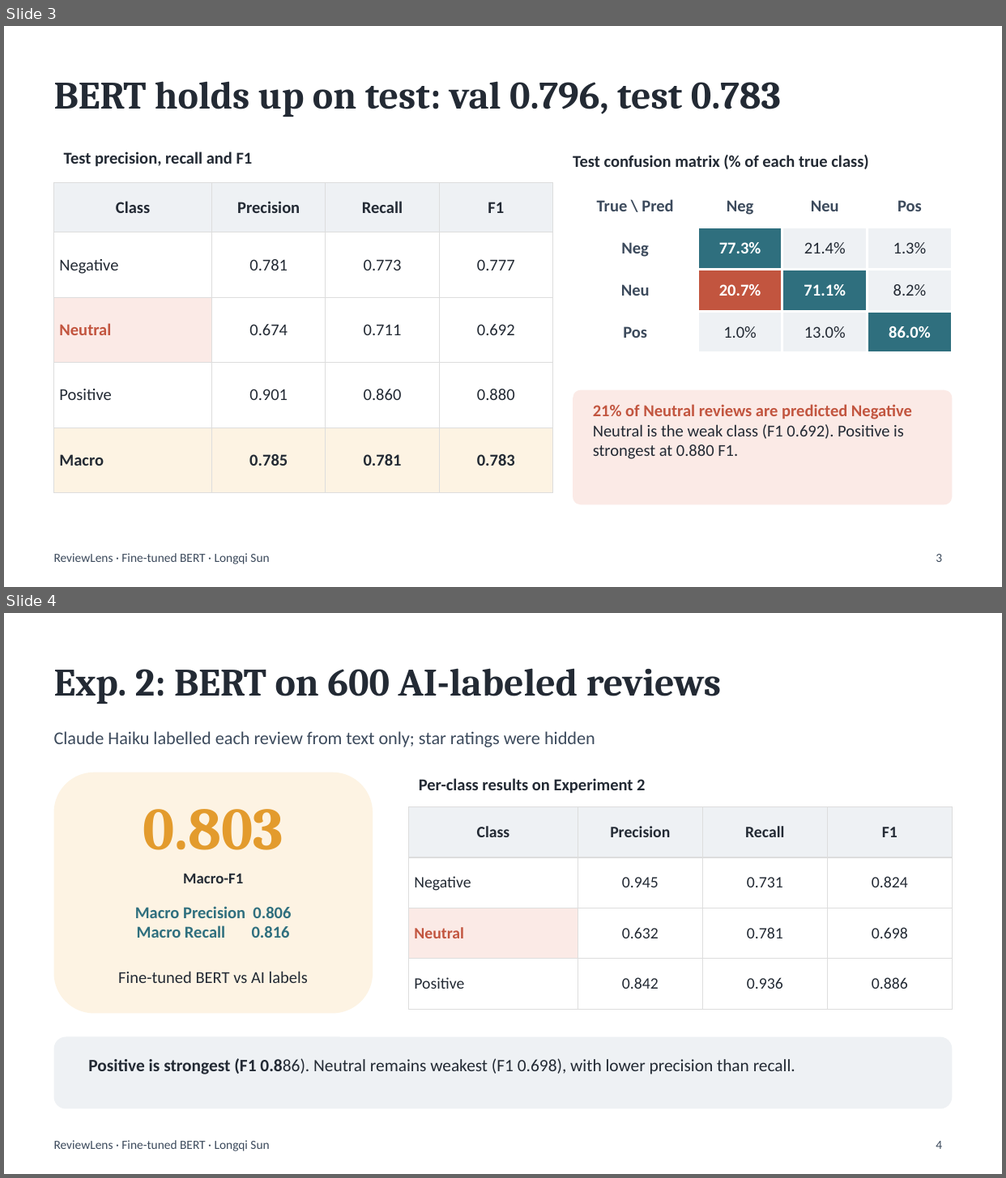
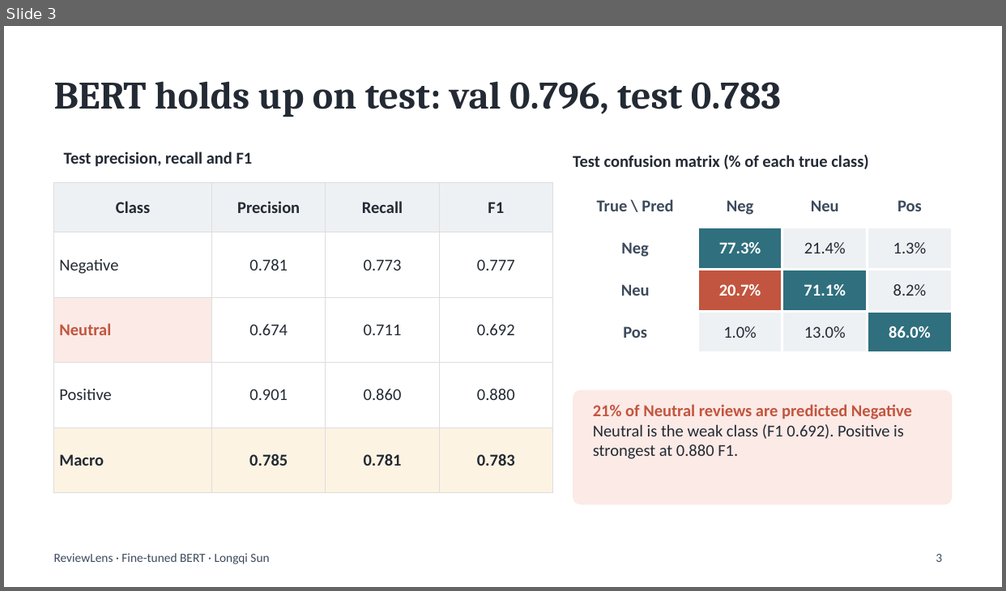
Before and after one commit to Junebhone/ReviewLens, a slide deck: docs/slides/Longqi_BERT_Experiment_Slides.pptx. Shown one above the other, each under a label of ours: slides 3 and 4 before the commit, slide 3 after it. The pictures are 1006x1178 and 1006x591 pixels, drawn with LibreOffice and Linux fonts; fonts in the diff are those of the drawing. Boxes give left, top, right and bottom in pixels: in the first picture for what was removed or moved away, otherwise in the second. Text is boxed around its words. In the diff, an @@ line names an element or a change of style, - is before the commit and + after.

```diff
--- a/docs/slides/Longqi_BERT_Experiment_Slides.pptx
+++ b/docs/slides/Longqi_BERT_Experiment_Slides.pptx
@@ slide 4 removed at bbox=[4, 613, 1002, 1174], background #FFFFFF; not listed: 1 template element that a slide beside it also shows @@
@@ title removed at bbox=[54, 668, 721, 704] @@
-Exp. 2: BERT on 600 AI-labeled reviews
@@ text removed at bbox=[54, 731, 595, 747] @@
-Claude Haiku labelled each review from text only; star ratings were hidden
@@ rounded rectangle removed at bbox=[54, 773, 373, 1014] @@
@@ text removed at bbox=[419, 778, 645, 794] @@
-Per-class results on Experiment 2
@@ table removed at bbox=[409, 807, 952, 1009], 4 rows, 4 columns @@
-Class | Precision | Recall | F1
-Negative | 0.945 | 0.731 | 0.824
-Neutral | 0.632 | 0.781 | 0.698
-Positive | 0.842 | 0.936 | 0.886
@@ text removed at bbox=[143, 809, 284, 850] @@
-0.803
@@ text removed at bbox=[183, 873, 243, 884] @@
-Macro-F1
@@ text removed at bbox=[135, 906, 291, 938] @@
-Macro Precision 0.806
-Macro Recall 0.816
@@ text removed at bbox=[118, 971, 308, 983] @@
-Fine-tuned BERT vs AI labels
@@ rounded rectangle removed at bbox=[54, 1037, 952, 1109] @@
@@ text removed at bbox=[88, 1059, 795, 1075] @@
-Positive is strongest (F1 0.886). Neutral remains weakest (F1 0.698), with lower precision than recall.
@@ page number removed at bbox=[936, 1141, 942, 1149] @@
-4
```
Also in this commit, not shown: 1 slide added, 8 other files.
